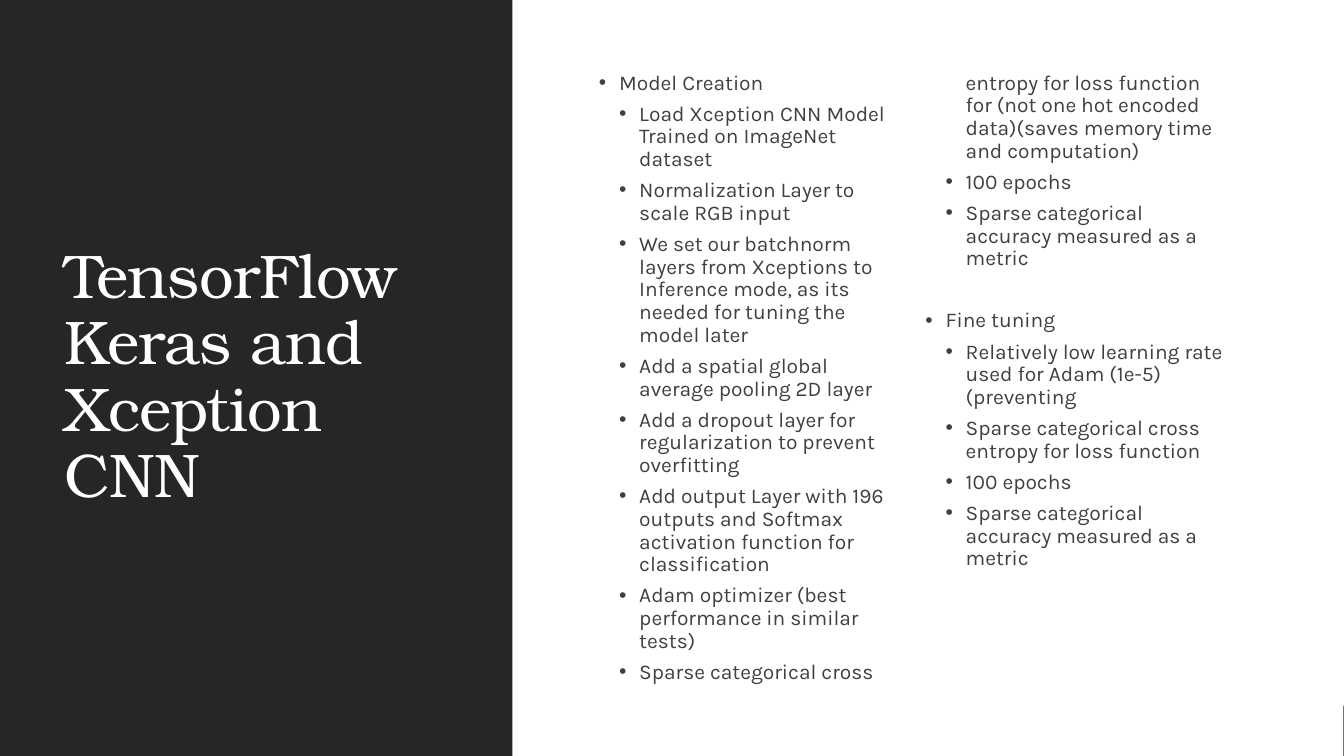
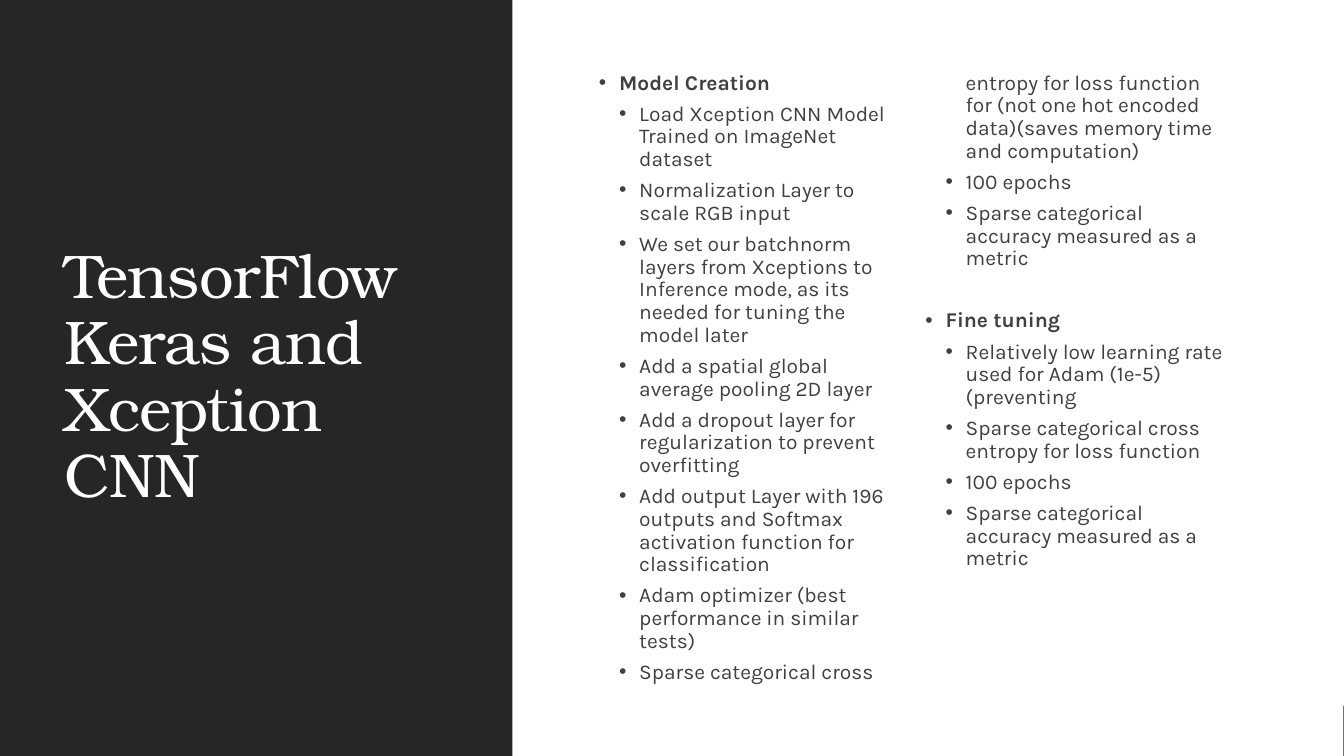
Before and after one commit to sakibsadmanshajib/Car-Classification-using-Deep-Learning, a slide deck: slide 6 of presentation/Car-Classification.pptx. Drawn at 1344x756 pixels with LibreOffice and Linux fonts; fonts in the diff are those of the drawing. Boxes give left, top, right and bottom in pixels: in the first picture for what was removed or moved away, otherwise in the second. Text is boxed around its words. In the diff, an @@ line names an element or a change of style, - is before the commit and + after.

```diff
--- a/presentation/Car-Classification.pptx
+++ b/presentation/Car-Classification.pptx
@@ text at (x1=619, y1=75, x2=1060, y2=333): bold on in "Model Creation", "Fine tuning" @@
```
Also in this commit, not shown: 1 other slide changed.
